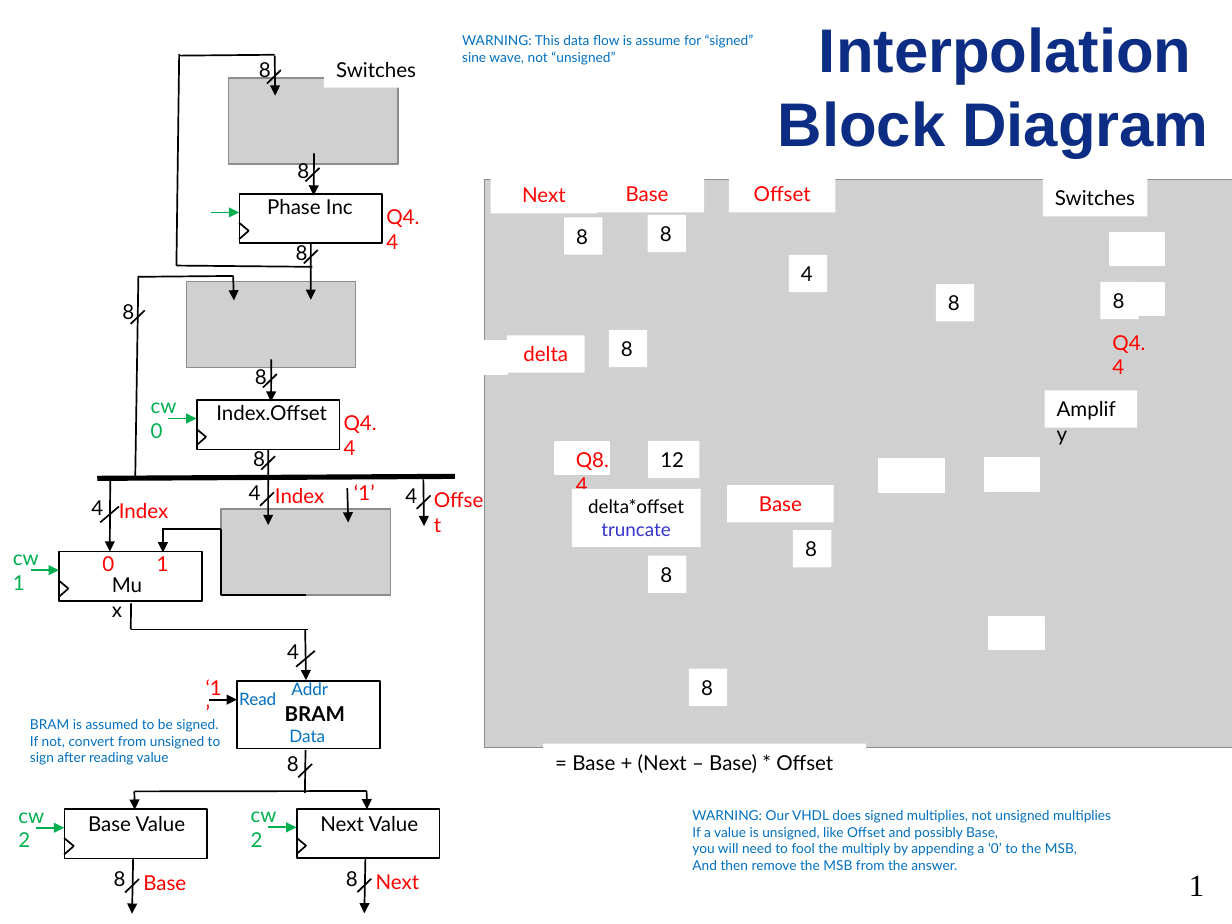
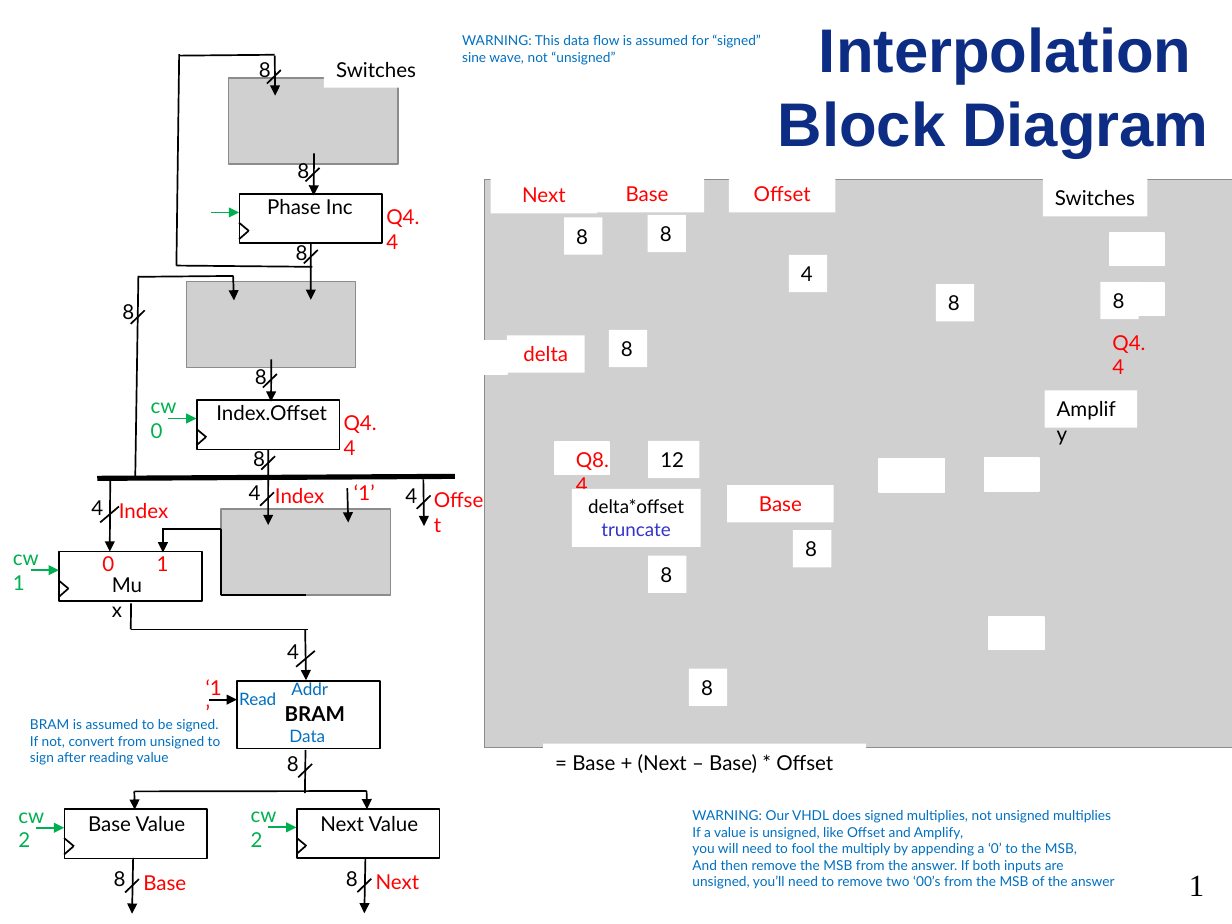
Before and after one commit to GeorgeYork/ECE383_web, a slide deck: slide 1 of lab/lab4/Interpolation_block_diagram.pptx. Drawn at 1232x924 pixels with LibreOffice and Linux fonts; fonts in the diff are those of the drawing; grey boxes stand for pictures. Boxes give left, top, right and bottom in pixels: in the first picture for what was removed or moved away, otherwise in the second. Text is boxed around its words. In the diff, an @@ line names an element or a change of style, - is before the commit and + after.

Commit message:
fix block diagram

```diff
--- a/lab/lab4/Interpolation_block_diagram.pptx
+++ b/lab/lab4/Interpolation_block_diagram.pptx
@@ text at bbox=[462, 34, 761, 65]: text changed @@
-WARNING: This data flow is assume for “signed” sine wave, not “unsigned”
+WARNING: This data flow is assumed for “signed” sine wave, not “unsigned”
@@ text at bbox=[692, 827, 911, 840]: text changed @@
-If a value is unsigned, like Offset and possibly Base,
+If a value is unsigned, like Offset and Amplify,
@@ text at bbox=[692, 860, 1114, 889]: text changed @@
-And then remove the MSB from the answer.
+And then remove the MSB from the answer. If both inputs are unsigned, you’ll need to remove two ‘00’s from the MSB of the answer
```
